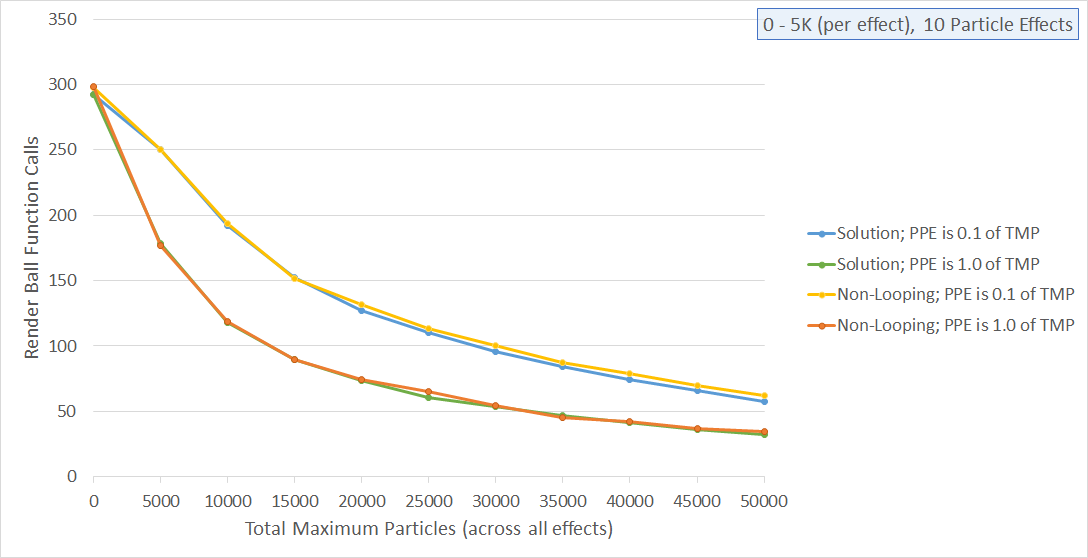
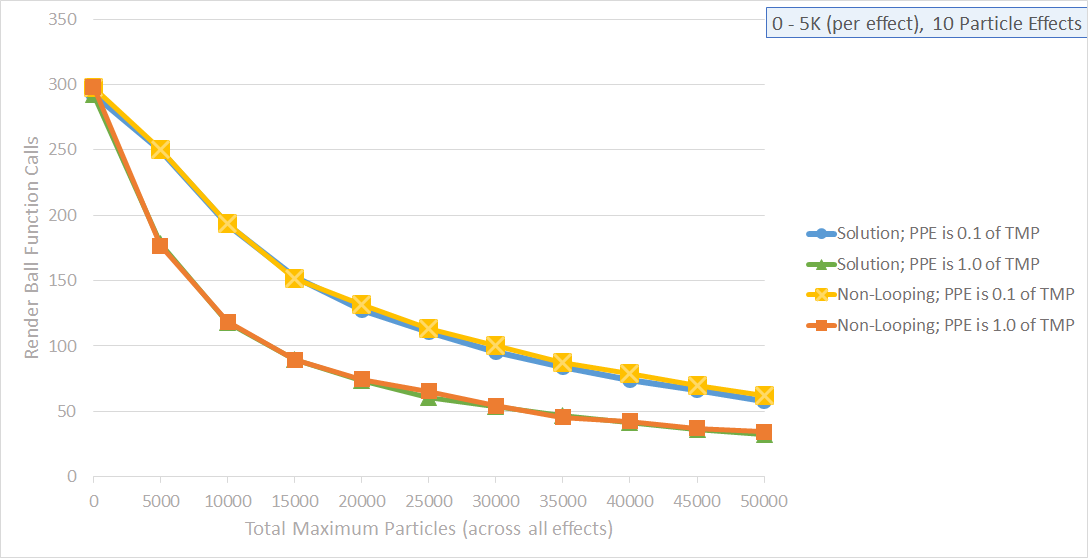
Comparing the layer stacks of the two 1088×558 images. Changes:
added layer "Layer 2" above "Layer 1" over [23, 7, 1087, 539]
